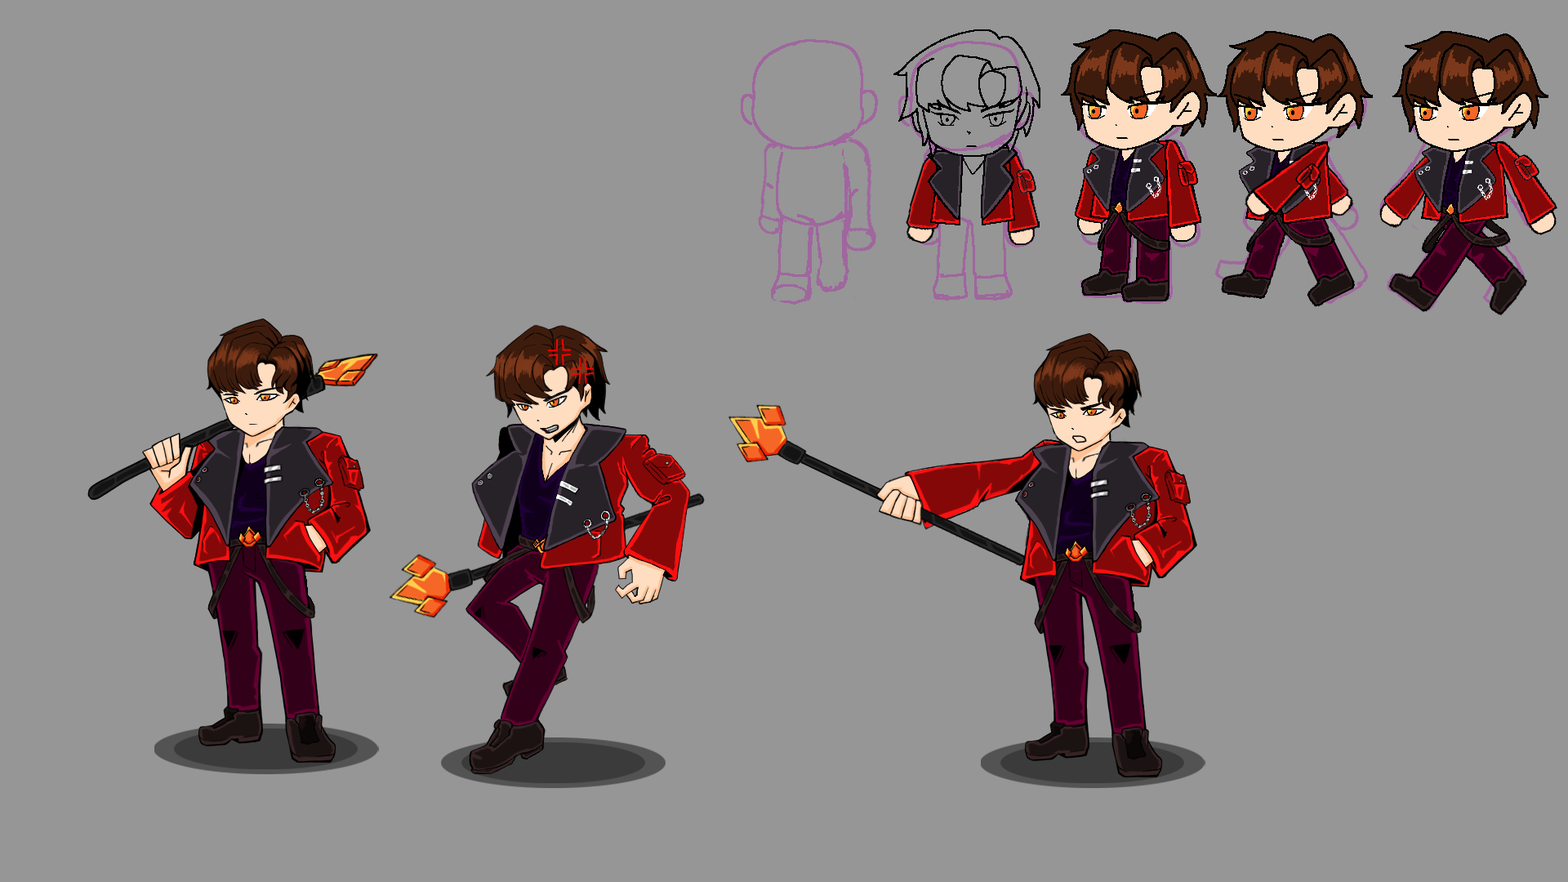
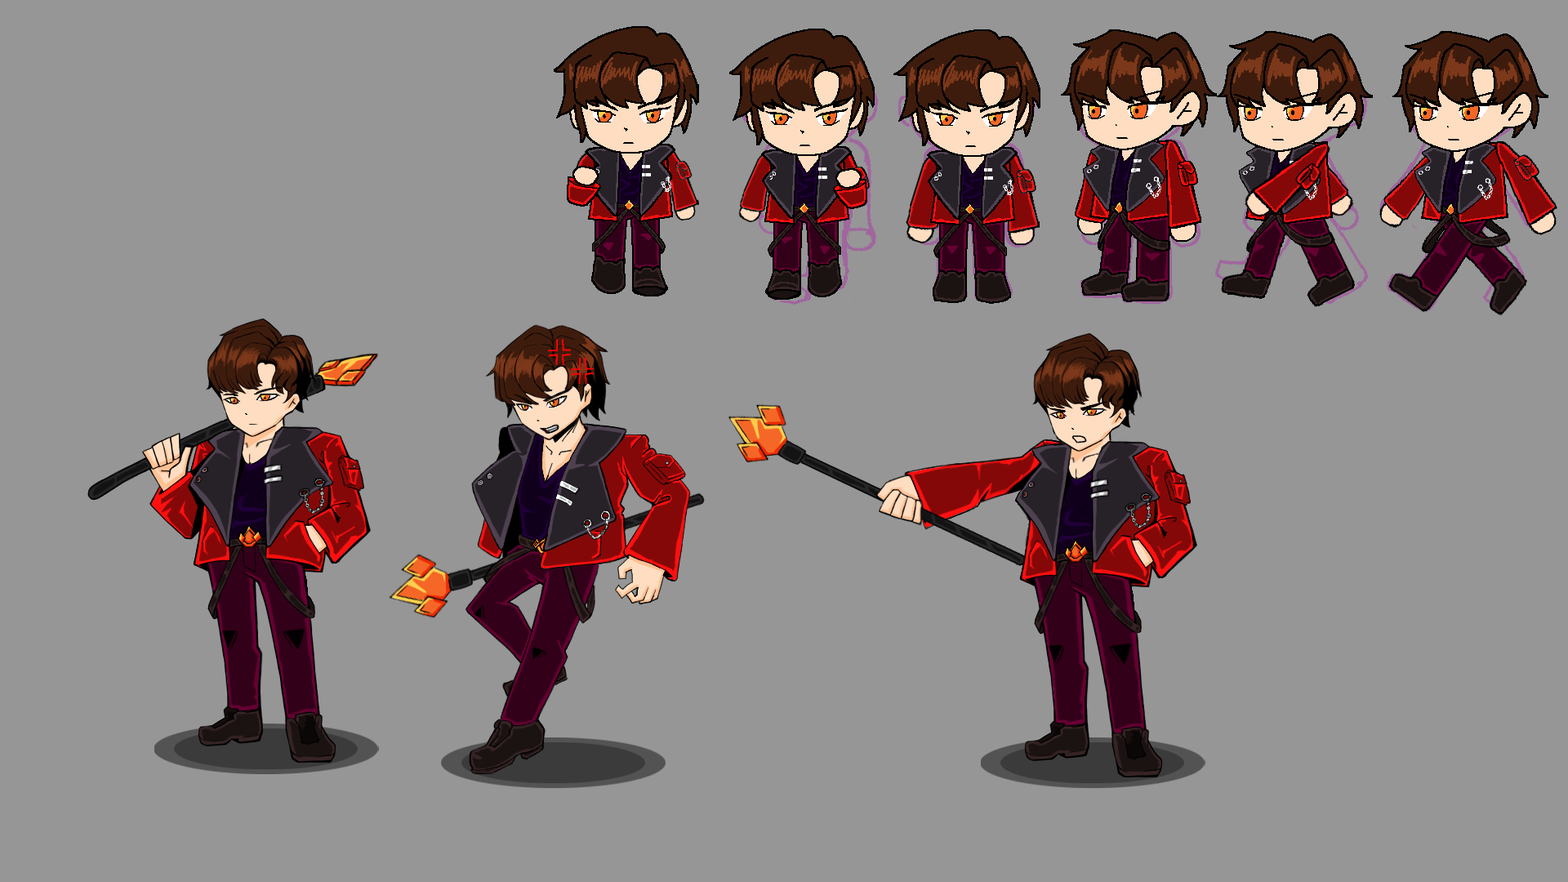
Before/after of a (1568, 882) layered artwork. What changed in the layer stack:
added group "전진2" with 23 layers in group "SD걸음앞" over [left=553, top=26, right=700, bottom=297]
added group "몸톤" (1st of 3, in "SD걸음앞" › "전진2") with 6 layers in group "전진2" over [left=553, top=26, right=700, bottom=223]
added layer "몸통빛" (1st of 6, in "SD걸음앞" › "전진2" › "몸톤") (overlay) in group "몸톤" over [left=569, top=57, right=693, bottom=221]
added layer "몸통선" (1st of 6, in "SD걸음앞" › "전진2" › "몸톤") in group "몸톤" over [left=553, top=26, right=700, bottom=223]
added layer "몸톤채색" (1st of 3, in "SD걸음앞" › "전진2" › "몸톤") in group "몸톤" over [left=556, top=27, right=700, bottom=221]
added group "전진1" with 23 layers in group "SD걸음앞" over [left=729, top=28, right=875, bottom=300]
added group "몸톤" (2nd of 3, in "SD걸음앞" › "전진1") with 6 layers in group "전진1" over [left=729, top=28, right=875, bottom=225]
added layer "몸통빛" (2nd of 6, in "SD걸음앞" › "전진1" › "몸톤") (overlay) in group "몸톤" over [left=744, top=59, right=869, bottom=223]
added layer "몸통선" (2nd of 6, in "SD걸음앞" › "전진1" › "몸톤") in group "몸톤" over [left=729, top=28, right=875, bottom=225]
added layer "몸톤채색" (2nd of 3, in "SD걸음앞" › "전진1" › "몸톤") in group "몸톤" over [left=732, top=30, right=875, bottom=223]
moved "몸통빛" (3rd of 6, in "SD걸음앞" › "정지" › "몸톤") above "얼굴채색", painted on it over [left=908, top=60, right=1033, bottom=224]
painted on "몸톤채색" (3rd of 3, in "SD걸음앞" › "정지" › "몸톤") over [left=899, top=31, right=1039, bottom=208]
added group "하체" (3rd of 9, in "SD걸음앞" › "정지") with 3 layers in group "정지" over [left=932, top=203, right=1012, bottom=304]
added layer "선" (3rd of 4, in "SD걸음앞" › "정지" › "하체") in group "하체" over [left=932, top=203, right=1012, bottom=304]
added layer "빛" (5th of 6, in "SD걸음앞" › "정지" › "하체") (overlay) in group "하체" over [left=933, top=204, right=1011, bottom=303]
…and 43 more changes (41 added, 2 painted)